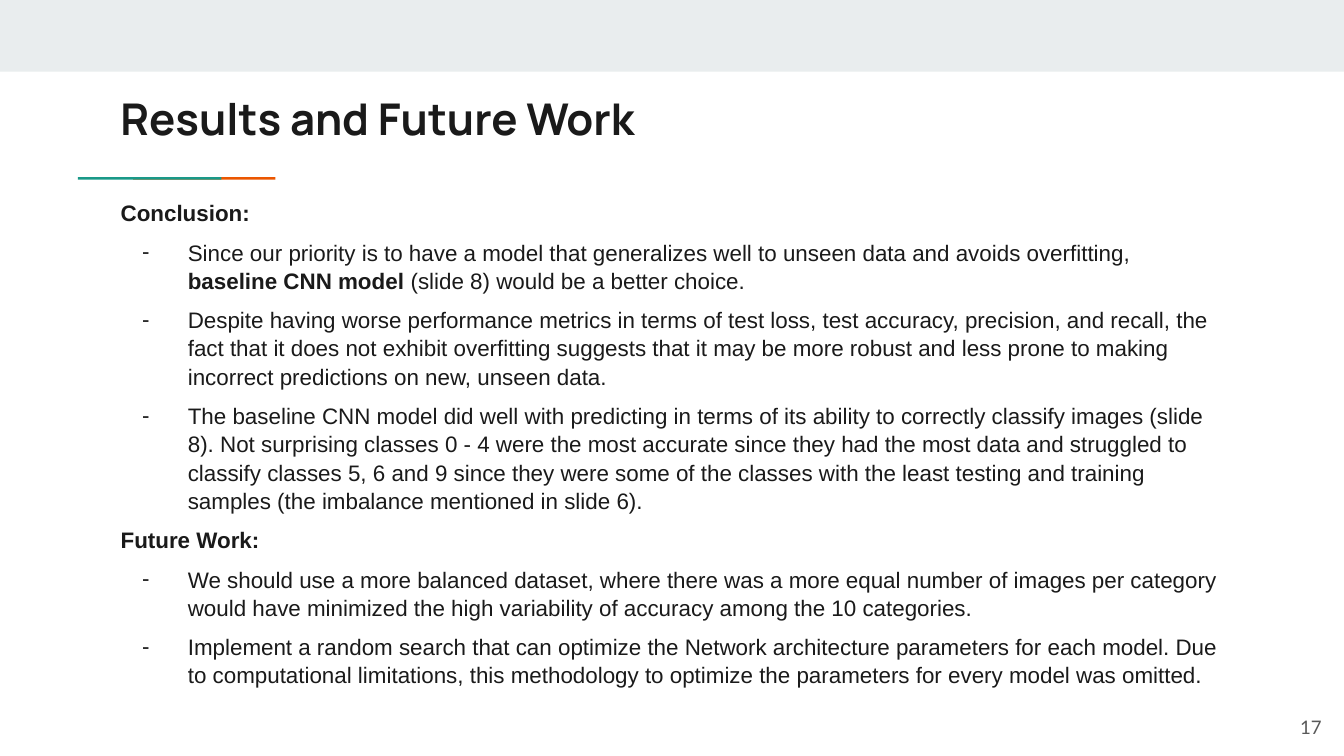
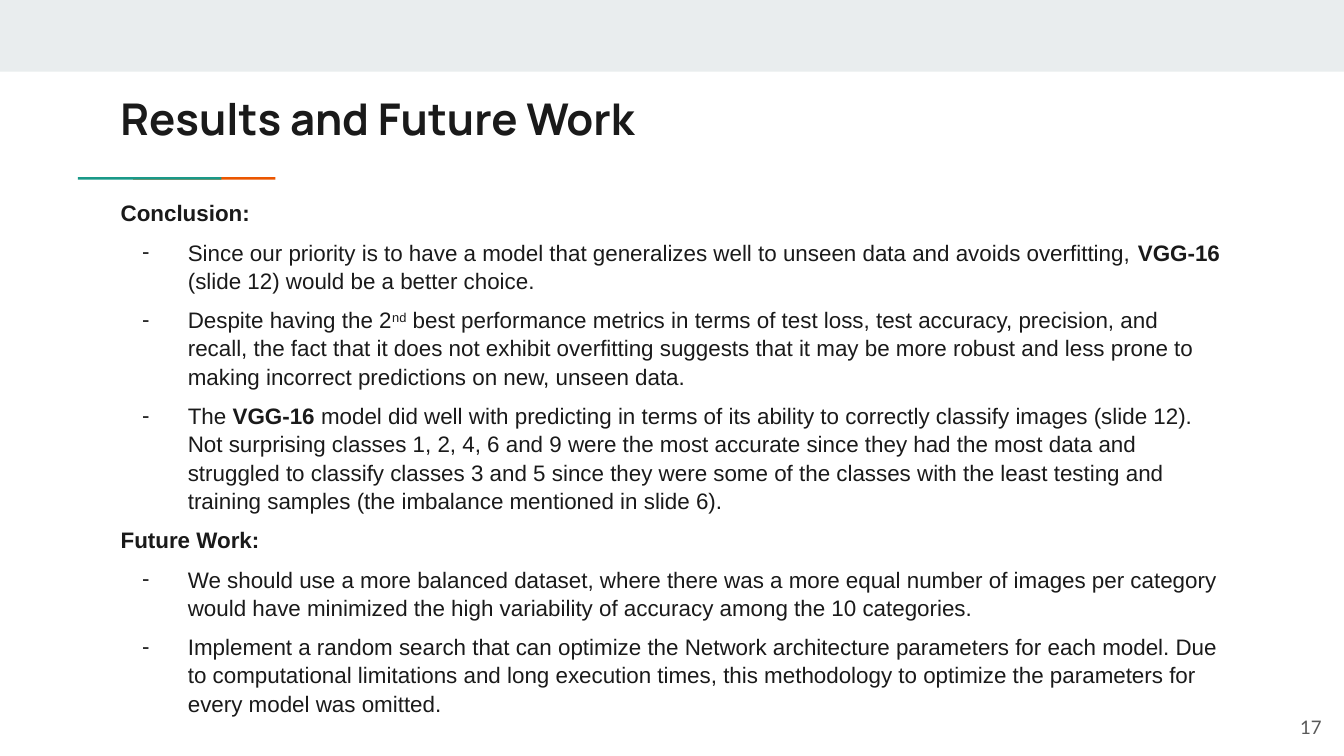
Before and after one commit to vamshig21/Machine-Learning-Predictive-Analytics-Project, a slide deck: slide 17 of Presentation_project_Image_Classification_vg.pptx. Drawn at 1344x756 pixels with LibreOffice and Linux fonts; fonts in the diff are those of the drawing. Boxes give left, top, right and bottom in pixels: in the first picture for what was removed or moved away, otherwise in the second. Text is boxed around its words. In the diff, an @@ line names an element or a change of style, - is before the commit and + after.

```diff
--- a/Presentation_project_Image_Classification_vg.pptx
+++ b/Presentation_project_Image_Classification_vg.pptx
@@ text at <box>188,244,1220,514</box>: text changed @@
-– Since our priority is to have a model that generalizes well to unseen data and avoids overfitting, baseline CNN model (slide 8) would be a better choice.
-– Despite having worse performance metrics in terms of test loss, test accuracy, precision, and recall, the fact that it does not exhibit overfitting suggests that it may be more robust and less prone to making incorrect predictions on new, unseen data.
-– The baseline CNN model did well with predicting in terms of its ability to correctly classify images (slide 8). Not surprising classes 0 - 4 were the most accurate since they had the most data and struggled to classify classes 5, 6 and 9 since they were some of the classes with the least testing and training samples (the imbalance mentioned in slide 6).
+– Since our priority is to have a model that generalizes well to unseen data and avoids overfitting, VGG-16 (slide 12) would be a better choice.
+– Despite having the 2nd best performance metrics in terms of test loss, test accuracy, precision, and recall, the fact that it does not exhibit overfitting suggests that it may be more robust and less prone to making incorrect predictions on new, unseen data.
+– The VGG-16 model did well with predicting in terms of its ability to correctly classify images (slide 12). Not surprising classes 1, 2, 4, 6 and 9 were the most accurate since they had the most data and struggled to classify classes 3 and 5 since they were some of the classes with the least testing and training samples (the imbalance mentioned in slide 6).
@@ text at <box>188,638,1217,717</box>: text changed @@
-– Implement a random search that can optimize the Network architecture parameters for each model. Due to computational limitations, this methodology to optimize the parameters for every model was omitted.
+– Implement a random search that can optimize the Network architecture parameters for each model. Due to computational limitations and long execution times, this methodology to optimize the parameters for every model was omitted.
```
Also in this commit, not shown: 11 other slides changed.
